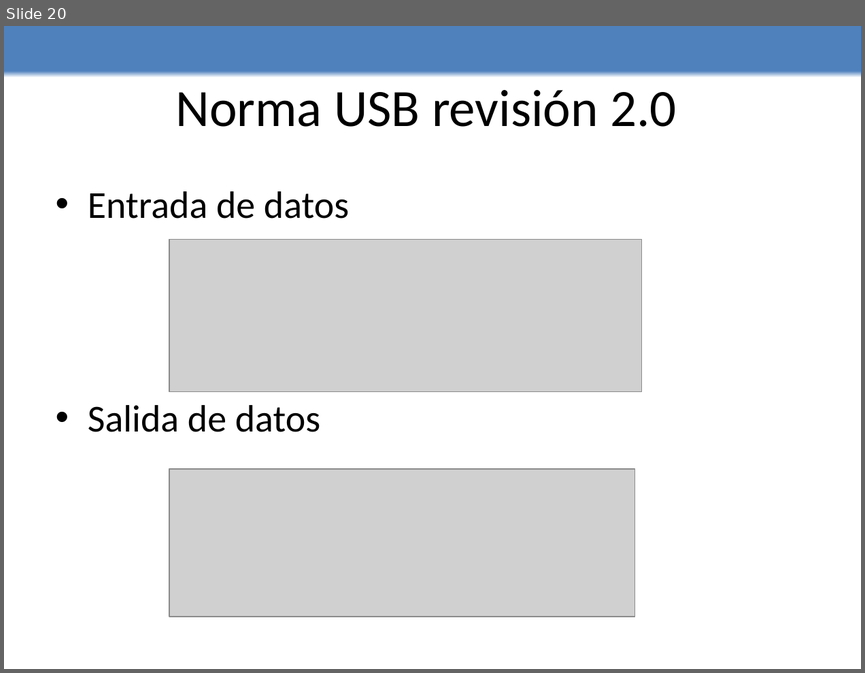
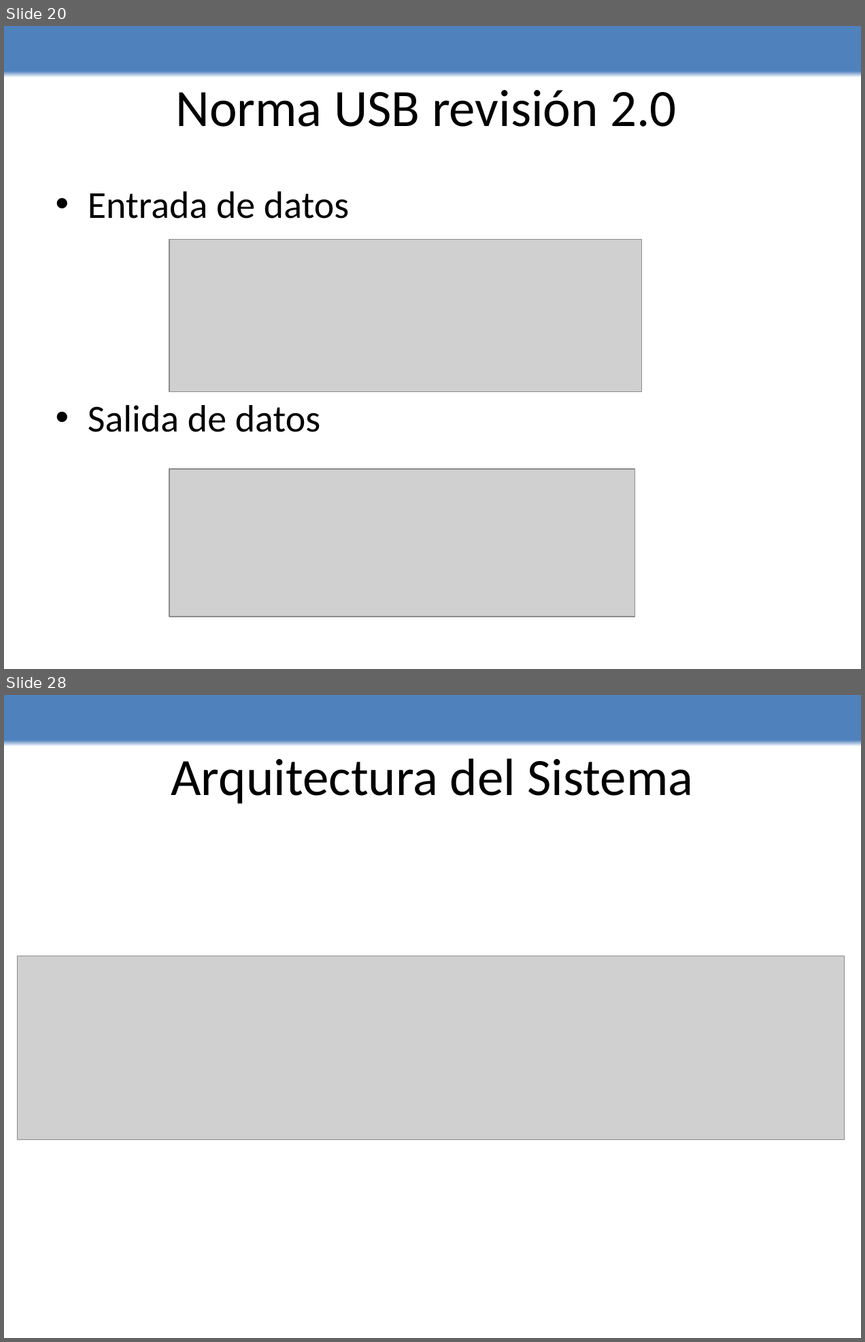
Before and after one commit to edwin0790/lechuzing, a slide deck: Presentacion/presentacion.pptx. Shown one above the other, each under a label of ours: slide 20 before the commit, slides 20 and 28 after it; the slides between them are not shown. The pictures are 865x673 and 865x1342 pixels, drawn with LibreOffice and Linux fonts; fonts in the diff are those of the drawing; grey boxes stand for pictures. Boxes give left, top, right and bottom in pixels: in the first picture for what was removed or moved away, otherwise in the second. Text is boxed around its words. In the diff, an @@ line names an element or a change of style, - is before the commit and + after.

```diff
--- a/Presentacion/presentacion.pptx
+++ b/Presentacion/presentacion.pptx
@@ slide 28 added at [4, 695, 861, 1338], background gradient #FFFFFF to #4F81BD @@
@@ title added at [171, 758, 694, 804], 44 pt, text #000000 @@
+Arquitectura del Sistema
@@ picture added at [18, 955, 844, 1139] @@
```
Also in this commit, not shown: 1 slide changed, 9 other slides added.
